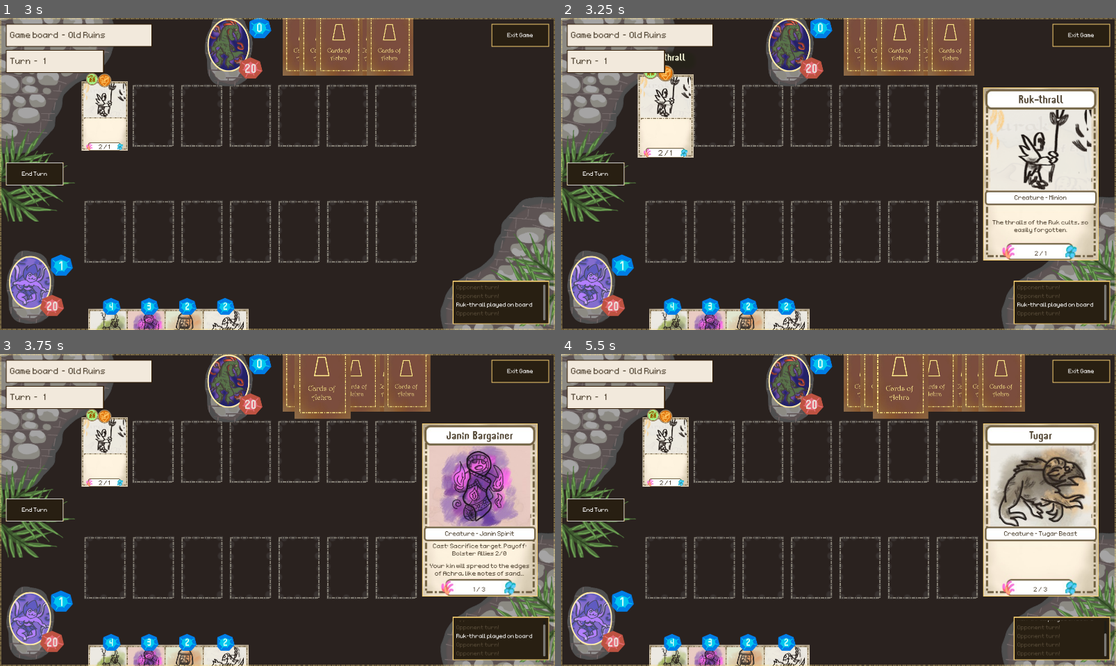
Above: before the commit, frames 1-4 (two rows, left to right).
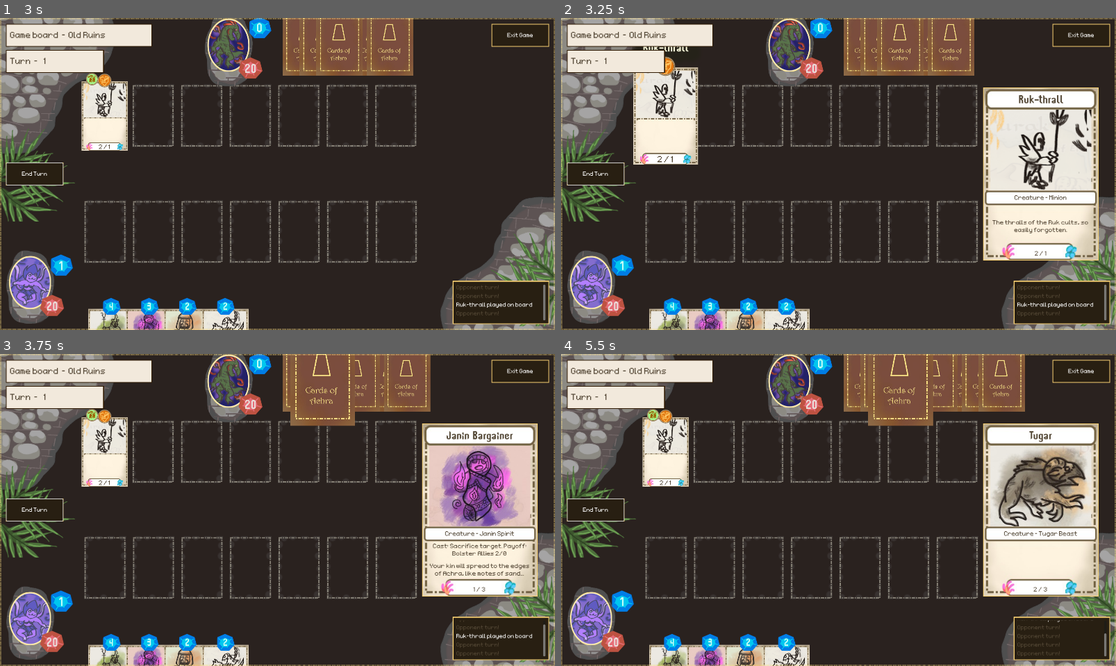
Above: after the commit, the same moments.

Repository: OttoElomaa/Godot-4-Ogre-Card-Game
Game: Godot game, scene res://GameScenes/MainMenu.tscn
Same seed, same stepped clock (60 frames per second), same inputs: the game is played once before the commit and once after it.
Inputs (mouse positions are in pixels of both pictures, inside the frame that each line leads up to):
- Up to frame 1 (3 s): click (277, 36) at 0.5 s; click (33, 174) at 1.25 s; tap Enter at 2 s; drag from (305, 39) to (105, 233) at 2.02 s; tap Space at 2.75 s; drag from (321, 39) to (105, 114) at 2.77 s
- Up to frame 2 (3.25 s): no input
- Up to frame 3 (3.75 s): tap Enter at 3.5 s; move the mouse to (338, 375) at 3.52 s; hold Up (ui_up) from 3.53 s (still down); tap Mouse wheel down (scrollDown) at 3.6 s; click (338, 375) at 3.67 s
- Up to frame 4 (5.5 s): release Up (ui_up) at 4.25 s; tap Space at 4.25 s; drag from (916, 375) to (666, 569) at 4.27 s; tap Enter at 5 s; drag from (666, 569) to (882, 375) at 5.02 s

Frame 1 is identical in both runs. In frame 2, 2.0% of the frame differs, in the area x 12-25%, y 9-47%; in frame 3, 0.7%; in frame 4, 0.7%.

Commit message:
Minor: Highlighted card scale increased

Diff:
--- a/GameScenes/cards_manager.gd
+++ b/GameScenes/cards_manager.gd
@@ -7,7 +7,7 @@
 var STARTING_HAND_SIZE := 4
 
 var CARD_NORMAL_SCALE := Vector2(1,1)
-var CARD_HIGHLIGHTED_SCALE := Vector2(1.2, 1.2)
+var CARD_HIGHLIGHTED_SCALE := Vector2(1.4, 1.4)
 
 
 
